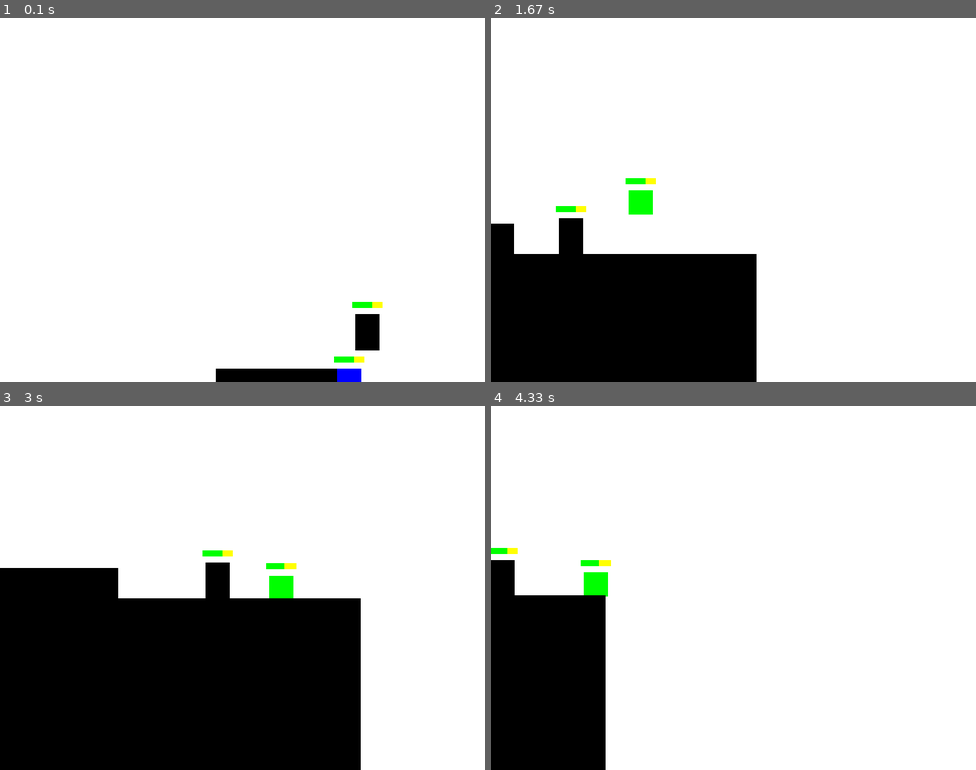
Above: before the commit, frames 1-4 (two rows, left to right).
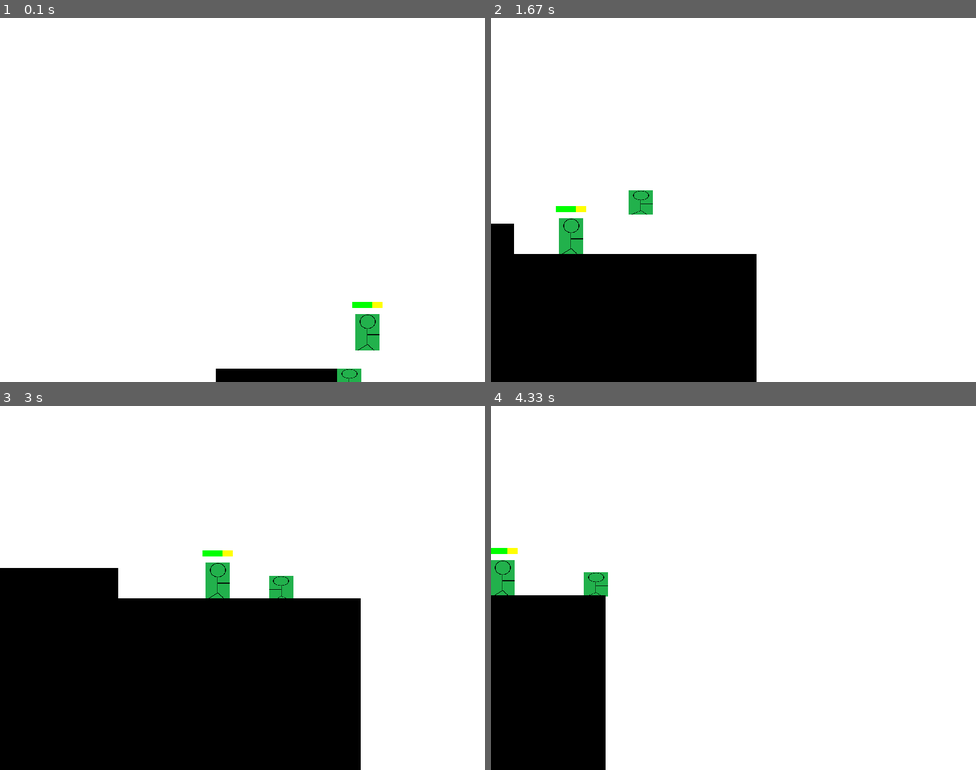
Above: after the commit, the same moments.

Repository: salfk23/2drpg_pygame
Game: pygame game, started from main.py
Two runs of this game, one before a commit and one after it. Both use one fixed random seed, a clock stepped at 60 frames per second and the inputs below.
Inputs:
- Up to frame 1 (0.1 s): no input
- Up to frame 2 (1.67 s): tap L at 0.33 s; hold D 0.67-1.13 s; tap J at 0.73, 1.03, 1.23, 1.57 s; tap I at 0.82 s; hold W 1.17-1.47 s; hold D from 1.5 s (still down)
- Up to frame 3 (3 s): tap J at 1.87, 2.07, 2.37, 2.63, 2.97 s; release D at 1.97 s; hold S 2-2.53 s; tap I at 2.15 s; hold S 2.57-2.87 s; hold A from 2.9 s (still down)
- Up to frame 4 (4.33 s): tap J at 3.27, 3.4, 3.8, 4.1 s; release A at 3.3 s; hold W 3.33-3.7 s; tap I at 3.48 s; hold D from 3.73 s (still down)

The runs differ from the first frame. In frame 1, 0.8% of the frame differs, in the area x 68-79%, y 81-100%; in frame 2, 0.9%, in the area x 14-34%, y 44-65%; in frame 3, 0.9%; in frame 4, 0.9%.

Commit message:
Renamed Entity object attribute to sprite and added Image capability

Diff:
--- a/game_engine/entities/characters.py
+++ b/game_engine/entities/characters.py
@@ -3,7 +3,7 @@
 import pygame
 from game_engine.entities.dynamic import AffectedByGravity, ControllableEntity
 
-from game_engine.entities.entity import NORMAL_SIZE_ENTITY, Entity
+from game_engine.entities.entity import NORMAL_SIZE_ENTITY, BiDirectionalEntity, Entity
 from game_engine.entities.particles import ExplosionParticle
 from game_engine.entities.state import Hurtable, Solid
 from game_engine.helpers import Colors, Size2D
@@ -13,18 +13,12 @@
 class Healthbar(Entity):
   def __init__(self, size: pygame.Vector2):
       super().__init__((0,0), size)
-      self.object = pygame.Surface(size)
-      self.object.fill(Colors.RED)
+      self.sprite = pygame.Surface(size)
+      self.sprite.fill(Colors.RED)
       self._health = 0
       self.max_health = 100
       self.size = size
       self.on_health_change()
-      # Create a rectangle with color green
-      # rect = pygame.Rect(0, 0, size.x, size.y)
-      # rect.center = self.object.get_rect().center
-      # rect.width = self.health * size.x / self.max_health
-
-      # pygame.Surface.fill(self.object, Colors.GREEN, rect)
   @property
   def health(self):
     return self._health
@@ -36,17 +30,22 @@
       self.on_health_change()
 
   def on_health_change(self):
-    pygame.draw.rect(self.object, Colors.YELLOW, (0, 0, self.size.x, self.size.y))
+    pygame.draw.rect(self.sprite, Colors.YELLOW, (0, 0, self.size.x, self.size.y))
     rect = pygame.Rect(0, 0, self.size.x* self.health / self.max_health, self.size.y)
-    pygame.draw.rect(self.object, Colors.GREEN, rect)
+    pygame.draw.rect(self.sprite, Colors.GREEN, rect)
 
 
 
-class Character(ControllableEntity, Hurtable, AffectedByGravity, Solid):
-  def __init__(self, position: pygame.Vector2, size: Size2D, speed: int, jump_power: int):
+class Character(ControllableEntity, BiDirectionalEntity, Hurtable, AffectedByGravity, Solid):
+  def __init__(self, image:pygame.Surface, position: pygame.Vector2, size: Size2D, speed: int, jump_power: int):
       ControllableEntity.__init__(self, position, size, speed, jump_power)
       Hurtable.__init__(self, 100, 150)
+      image = pygame.transform.scale(image, size)
+      BiDirectionalEntity.__init__(self, image)
+      self.on_direction_change()
 
+  def on_direction_change(self):
+    self.sprite = self.sprites[self.direction]
   @property
   def health(self):
       return self._health
@@ -57,10 +56,14 @@
   def update(self):
     AffectedByGravity.update(self)
     ControllableEntity.update(self)
+    if self.velocity.x > 0:
+      self.direction = True
+    elif self.velocity.x < 0:
+      self.direction = False
 
 class Enemy(Character):
-  def __init__(self, position: pygame.Vector2, size: Size2D, speed: int, jump_power: int):
-      Character.__init__(self, position, size, speed, jump_power)
+  def __init__(self, image:pygame.Surface, position: pygame.Vector2, size: Size2D, speed: int, jump_power: int):
+      Character.__init__(self, image, position, size, speed, jump_power)
       self.health_bar = Healthbar(pygame.Vector2(50, 10))
       self.linked.append(self.health_bar)
       self.on_position_change()
--- a/game_engine/entities/entity.py
+++ b/game_engine/entities/entity.py
@@ -1,7 +1,7 @@
 import pygame
 from game_engine.entities.event import EventListener
 from game_engine.entities.state import Solid
-from game_engine.helpers import Colors, Config, IManager, Singleton, Size2D
+from game_engine.helpers import Colors, Config, Direction, IManager, Singleton, Size2D
 
 
 
@@ -34,24 +34,40 @@
     self.name = "Entity"
     # Make a rectangle with color green
     sprite = pygame.Surface(size)
-    self.object = pygame.transform.rotate(
+    self._sprite = pygame.transform.rotate(
       pygame.transform.scale(sprite, self.size), 0)
 
     self.linked: list[Entity] = []
+
+  @property
+  def sprite(self):
+    return self._sprite
+
+  @sprite.setter
+  def sprite(self, sprite:pygame.Surface):
+    self._sprite = sprite
+
+
   @property
   def size(self):
     return self._size
   @size.setter
   def size(self, size:Size2D):
     self._size = size
-    self.object = pygame.transform.rotate(
-      pygame.transform.scale(self.object, self.size), 0)
+    self.sprite = pygame.transform.rotate(
+      pygame.transform.scale(self.sprite, self.size), 0)
   def calculate_position(self, old_position:pygame.Vector2, new_position:pygame.Vector2):
     '''
     Calculate the new position of the entity
     '''
     nears = EntityManager.instance().get_near(self, 50)
     up, down, left, right = False, False, False, False
+    collided: dict[int, list[Entity]] = {
+      Direction.UP: [],
+      Direction.DOWN: [],
+      Direction.LEFT: [],
+      Direction.RIGHT: []
+    }
     for near in nears:
       t_up, t_down, t_left, t_right, bias_x, bias_y = self.collision(near)
       if (((t_up or t_down) and t_right and new_position.x > old_position.x) or
@@ -60,20 +76,24 @@
           new_position.x = old_position.x
           if t_right:
             right = True
+            collided[Direction.DOWN].append(near)
 
           if t_left:
             left = True
+            collided[Direction.LEFT].append(near)
       if (((t_left or t_right) and t_up and new_position.y < old_position.y) or
           ((t_left or t_right) and t_down and new_position.y > old_position.y)):
         new_position.y = old_position.y
         # if near.coll_square.top < new_position.y:
         if t_down:
           down = True
+          collided[Direction.DOWN].append(near)
         if t_up:
           up = True
+          collided[Direction.UP].append(near)
         if self.rect.bottom - near.rect.top > 2:
           new_position.y = near.rect.top - self.size[1] +1
-    return new_position, (up, down, left, right)
+    return new_position, (up, down, left, right), collided
 
   def on_position_change(self):
     pass
@@ -139,17 +159,26 @@
 
 
 
-
-
-
-
-
-
-
-      # self.on_collision(other, direction)
-
-
-
+class BiDirectionalEntity:
+  def __init__(self, sprite:pygame.Surface):
+    self.sprites = {
+      True: sprite,
+      False: pygame.transform.flip(sprite, True, False)
+    }
+    self._direction = True
+
+  def on_direction_change(self):
+    raise NotImplementedError()
+
+  @property
+  def direction(self):
+    return self._direction
+
+  @direction.setter
+  def direction(self, value):
+    if self._direction != value:
+      self._direction = value
+      self.on_direction_change()
 
 class EntityManagerInstance(IManager[Entity]):
     def __init__(self):
--- a/game_engine/entities/particles.py
+++ b/game_engine/entities/particles.py
@@ -25,7 +25,7 @@
   def on_color_change(self):
       sprite = pygame.Surface(self.size)
       sprite.fill(self.color)
-      self.object = pygame.transform.scale(sprite, self.size)
+      self.sprite = pygame.transform.scale(sprite, self.size)
 
   def update(self):
       super().update()
--- a/game_engine/helpers.py
+++ b/game_engine/helpers.py
@@ -1,5 +1,7 @@
 import abc
 from typing import Generic, TypeVar
+
+import pygame
 
 
 Size2D = tuple[int, int]
@@ -138,3 +140,18 @@
 @Singleton[ConfigInstance]
 class Config(ConfigInstance):
     pass
+
+def load_image(path: str, colorkey: tuple = None):
+    """Load an image from a path.
+
+    Args:
+        path (str): The path to the image.
+        colorkey (tuple, optional): The colorkey to use. Defaults to None.
+
+    Returns:
+        pygame.Surface: The loaded image.
+    """
+    surface = pygame.image.load(path)
+    if colorkey is not None:
+        surface.set_colorkey(colorkey)
+    return surface
--- a/game_engine/renderer.py
+++ b/game_engine/renderer.py
@@ -33,7 +33,7 @@
         on_screen = self.entity_manager.get_on_screen()
         on_screen.reverse()
         for entity in on_screen:
-            self.window.blit(entity.object, entity.position+offset)
+            self.window.blit(entity.sprite, entity.position+offset)
         pygame.display.update()
 
 
--- a/main.py
+++ b/main.py
@@ -8,10 +8,11 @@
 from game_engine.helpers import Colors, Direction, Size2D
 import game_engine.helpers as helpers
 
+player_image = helpers.load_image("assets\player.png")
 
-class MovableBox(Enemy, ColoredEntity):
+class MovableBox(Character, ColoredEntity):
     def __init__(self, position: pygame.Vector2, size: Size2D, speed: int, jump_power: int):
-        super().__init__(position, size, speed, jump_power)
+        super().__init__(player_image, position, size, speed, jump_power)
 
         self.actions = {
             pygame.KEYDOWN : {
@@ -39,7 +40,7 @@
 
     def update(self):
         super().update()
-        new_position, (up, down, left, right) = self.calculate_position(self.position, self.new_position)
+        new_position, (up, down, left, right), dirs = self.calculate_position(self.position, self.new_position)
 
 
         if down:
@@ -57,7 +58,7 @@
 
 class MovableBox2(Enemy, ColoredEntity):
     def __init__(self, position: pygame.Vector2, size: Size2D, speed: int, jump_power: int):
-        super().__init__(position, size, speed, jump_power)
+        super().__init__(player_image, position, size, speed, jump_power)
 
         self.actions = {
             pygame.KEYDOWN : {
@@ -78,7 +79,7 @@
 
     def update(self):
         super().update()
-        new_position, (up, down, left, right) = self.calculate_position(self.position, self.new_position)
+        new_position, (up, down, left, right), dirs = self.calculate_position(self.position, self.new_position)
 
 
         if down:
